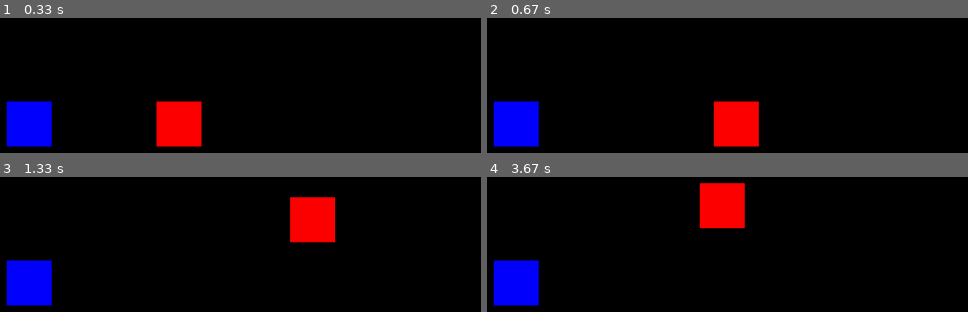
Above: before the commit, frames 1-4 (two rows, left to right).
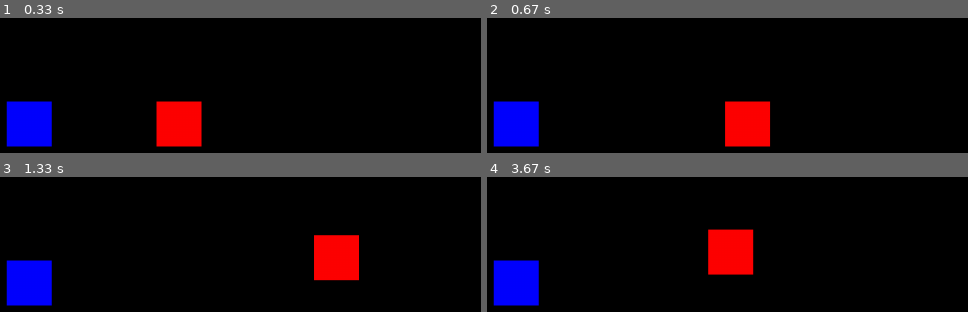
Above: after the commit, the same moments.

Repository: Byte-Craft-Studios/Elysion
Game: pygame game, started from code/main.py
Same seed, same stepped clock (60 frames per second), same inputs: the game is played once before the commit and once after it.
Inputs:
- Up to frame 1 (0.33 s): no input
- Up to frame 2 (0.67 s): hold Right from 0.33 s (still down)
- Up to frame 3 (1.33 s): release Right at 0.8 s; hold Up 0.83-1.13 s; hold Right from 1.17 s (still down)
- Up to frame 4 (3.67 s): release Right at 1.63 s; hold Left 1.67-2.2 s; hold Down 2.23-2.53 s; hold Left 2.57-2.97 s; hold Up 3-3.37 s; hold Right from 3.4 s (still down)

Frame 1 is identical in both runs. In frame 2, 1.7% of the frame differs, in the area x 46-59%, y 61-96%; in frame 3, 6.0%; in frame 4, 6.5%, in the area x 44-56%, y 4-73%.

Commit message:
add player collision and comment out all files

Diff:
--- a/code/files_import.py
+++ b/code/files_import.py
@@ -1,2 +1,3 @@
 
+# window
 game_icon = '...'
--- a/code/level.py
+++ b/code/level.py
@@ -1,5 +1,10 @@
+# import lib.
 import pygame
-from settings import screen_width, screen_height, tile_size
+
+# import variables
+from settings import screen_width, screen_height
+
+# import classes
 from player import Player
 from presets import Wall
 
@@ -8,29 +13,72 @@
         # get the display surface
         self.display_surface = surface
 
-        # sprite groups
-        self.all_sprites = pygame.sprite.Group()
-
+        # call important methods
         self.setup()
 
     def setup(self):
-        # player
+        # create all sprites
+        self.all_sprites = pygame.sprite.Group()
         self.player = pygame.sprite.GroupSingle()
+
+        # player setup
         player = Player((screen_width/2, screen_height/2))
         self.player.add(player)
 
-        # blue wall 64x64
+        # blue wall 64x64 setup
         blue_wall_1x1 = Wall((screen_width/3, screen_height/2))
         self.all_sprites.add(blue_wall_1x1)
 
-    def update_and_draw(self):
+    def horizontal_movement_collision(self):
+        # setup for horizontal movement
+        player = self.player.sprite
+        player.rect.x += player.direction.x * player.speed
+
+        # check if a block left or right besides the player
+        for sprite in self.all_sprites.sprites():
+            if sprite.rect.colliderect(player.rect):
+
+                # left
+                if player.direction.x < 0:
+                    player.rect.left = sprite.rect.right
+                    self.current_x = player.rect.left
+
+                # right
+                elif player.direction.x > 0:
+                    player.rect.right = sprite.rect.left
+                    self.current_x = player.rect.right
+
+    def vertical_movement_collision(self):
+        # setup for horizontal movement
+        player = self.player.sprite
+
+        # process player on ground
+        for sprite in self.all_sprites.sprites():
+            if sprite.rect.colliderect(player.rect):
+
+                # player is on a block
+                if player.direction.y > 0:
+                    player.rect.bottom = sprite.rect.top
+                    player.direction.y = 0
+                    player.on_ground = True
+
+                # player is not on a block
+                elif player.direction.y < 0:
+                    player.rect.top = sprite.rect.bottom
+                    player.direction.y = 0
+
+    def update_and_draw(self, surface):
         # player
         self.player.update()
-        self.player.draw(self.display_surface)
+        self.player.draw(surface)
 
         # layer
-        self.all_sprites.draw(self.display_surface)
-
+        self.all_sprites.draw(surface)
 
     def run(self):
-        self.update_and_draw()
+        # call methods to draw sth. on the surface
+        self.update_and_draw(self.display_surface)
+
+        # player / wall collision
+        self.horizontal_movement_collision()
+        self.vertical_movement_collision()
--- a/code/main.py
+++ b/code/main.py
@@ -1,19 +1,26 @@
+# import lib.
 import pygame, sys
+
+# import variables
 from settings import screen_width, screen_height
 from text_import import game_name
-from files_import import game_icon
+
+# import classes
 from level import Level
 
 class Game():
 
     def __init__(self):
+        # call the method to create the level
         self.create_level()
 
     def create_level(self):
+        # create the level with the class Level
         self.level = Level(display_surface)
         self.status = 'level'
 
     def run(self):
+        # call the run method on level (IMPORTANT)
         self.level.run()
 
 # Pygame setup
@@ -28,16 +35,21 @@
 # pygame.display.set_icon(pygame_icon)
 
 while True:
+    # to get a user input
     for event in pygame.event.get():
         keys = pygame.key.get_pressed()
 
+        # to quite the game
         if event.type == pygame.QUIT or keys[pygame.K_ESCAPE]:
             pygame.quit()
             sys.exit()
 
+    # overwrite the old level layer (IMPORTANT)
     display_surface.fill('black')
 
+    # run the game
     game.run()
 
+    # for the performance (FPS(60))
     pygame.display.update()
     clock.tick(60)
--- a/code/player.py
+++ b/code/player.py
@@ -1,10 +1,14 @@
+# import lib.
 import pygame
-from settings import tile_size, screen_height, screen_width
+
+# import variables
+from settings import tile_size, p_speed
 
 class Player(pygame.sprite.Sprite):
     def __init__(self, pos):
         super().__init__()
 
+        # player setup (image + scale + rect)
         # self.image = pygame.image.load(self.image_player)
         self.image = pygame.Surface(pos)
         self.image.fill('red')
@@ -14,7 +18,7 @@
         # player movement
         self.direction = pygame.math.Vector2(0, 0)
         self.pos = pygame.math.Vector2(self.rect.center)
-        self.speed = 5
+        self.speed = p_speed
 
     def input(self):
         # control system for player movement
--- a/code/presets.py
+++ b/code/presets.py
@@ -1,10 +1,14 @@
+# import lib.
 import pygame
-from settings import tile_size, screen_height, screen_width
+
+# import variables
+from settings import tile_size
 
 class Wall(pygame.sprite.Sprite):
     def __init__(self, pos):
         super().__init__()
 
+        # wall setup (image + scale + rect)
         # self.image = pygame.image.load(self.image_player)
         self.image = pygame.Surface(pos)
         self.image.fill('blue')
--- a/code/settings.py
+++ b/code/settings.py
@@ -1,7 +1,11 @@
 
-# window setup
+# window settings
 screen_width = 1280
 screen_height = 720
 tile_size = 64
 
+# color settings
 solid_color = 'black'
+
+# player settings
+p_speed = 2
--- a/code/text_import.py
+++ b/code/text_import.py
@@ -1,2 +1,3 @@
 
+# general
 game_name = 'Elysion'
